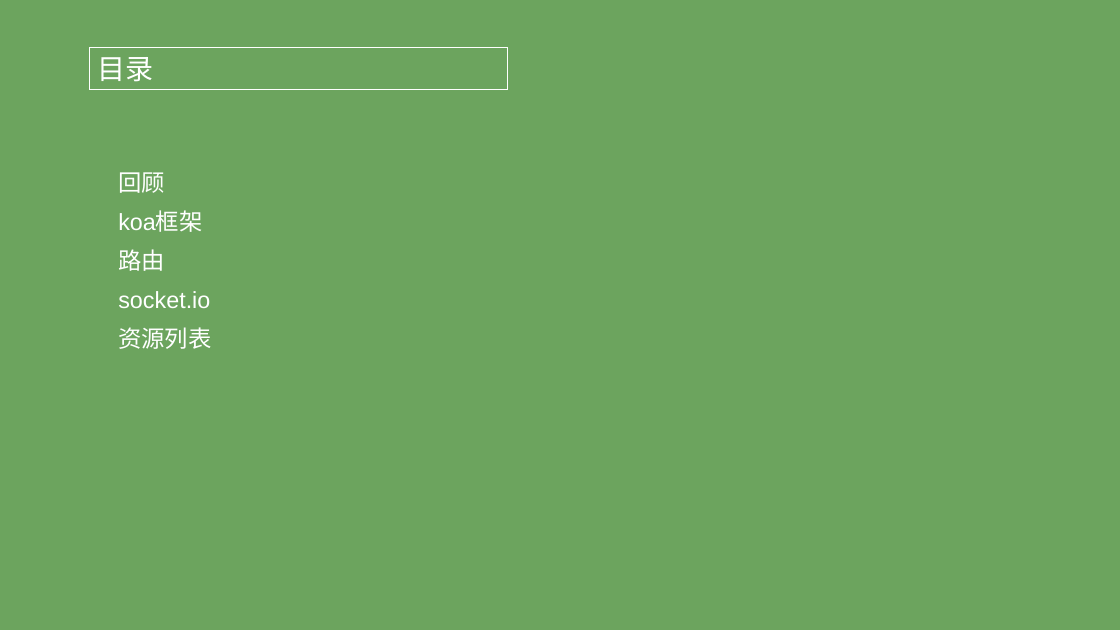
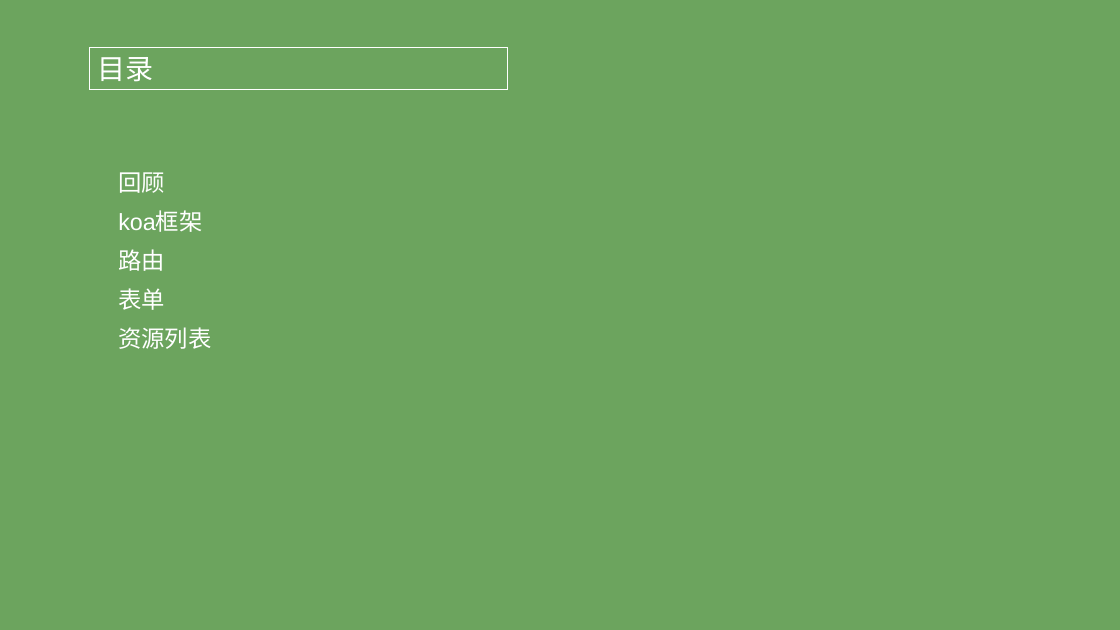
Before and after one commit to XiaoMuCOOL/share, a slide deck: slide 2 of 分享会/1.NodeJS分享/NodeJS之Koa分享.pptx. Drawn at 1120x630 pixels with LibreOffice and Linux fonts; fonts in the diff are those of the drawing. Boxes give left, top, right and bottom in pixels: in the first picture for what was removed or moved away, otherwise in the second. Text is boxed around its words. In the diff, an @@ line names an element or a change of style, - is before the commit and + after.

```diff
--- a/分享会/1.NodeJS分享/NodeJS之Koa分享.pptx
+++ b/分享会/1.NodeJS分享/NodeJS之Koa分享.pptx
@@ text at (118, 288, 165, 310): text changed @@
-4. socket.io
+4. 表单
```
Also in this commit, not shown: 2 other slides changed, 1 slide added, 23 other files.
